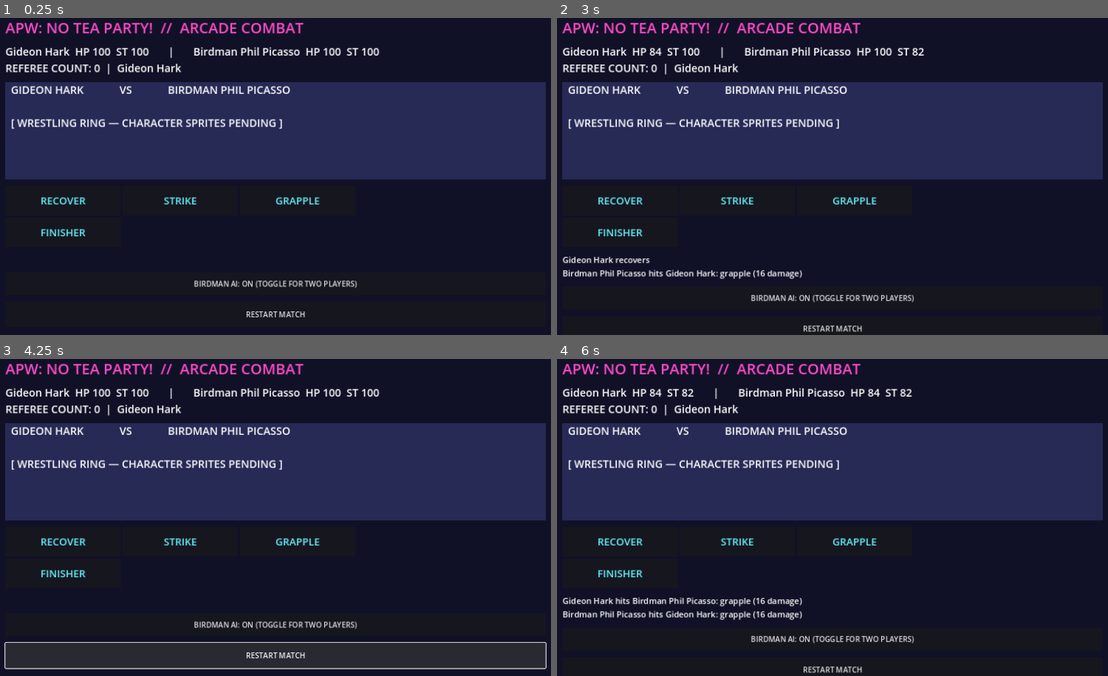
Above: before the commit, frames 1-4 (two rows, left to right).
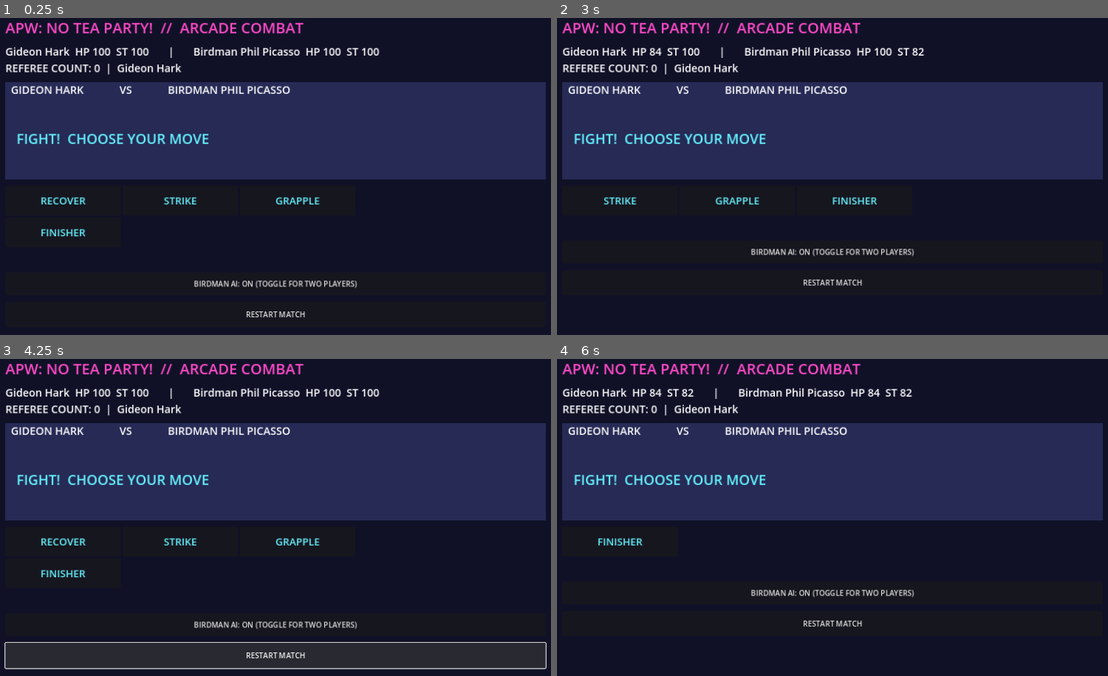
Above: after the commit, the same moments.

Repository: Cardinalrampolla/APW-NO-TEA-PARTY
Game: Godot game, scene res://combat_arcade.tscn
The game is run twice, just before and just after one commit, with the same random seed, the same clock (stepped at 60 frames per second) and the same inputs. This scene is started directly instead of the project's main scene.
Inputs:
- Up to frame 1 (0.25 s): no input
- Up to frame 2 (3 s): click "RESTART MATCH" at 0.5 s; click "RESTART MATCH" at 1.25 s; click "RESTART MATCH" at 2 s; click "RECOVER" at 2.75 s
- Up to frame 3 (4.25 s): click "RESTART MATCH" at 3.5 s
- Up to frame 4 (6 s): click "STRIKE" at 4.25 s; click "RESTART MATCH" at 5 s; click "GRAPPLE" at 5.75 s

The runs differ from the first frame. In frame 1, 1.4% of the frame differs, in the area x 2-52%, y 31-40%; in frame 2, 3.9%; in frame 3, 1.4%; in frame 4, 4.2%, in the area x 0-65%, y 31-100%.
Error after the commit: Attempted to free a locked object (calling or emitting). (res://combat_arcade.gd:114)

Commit message:
Add arcade pin-count, kickout odds and action-impact feedback

Diff:
--- a/combat_arcade.gd
+++ b/combat_arcade.gd
@@ -11,6 +11,9 @@
 var history_label: Label
 var actions: GridContainer
 var restart_button: Button
+var ring_label: Label
+var impact_label: Label
+var last_action_count := 0
 
 func _ready() -> void:
     set_anchors_and_offsets_preset(Control.PRESET_FULL_RECT)
@@ -38,10 +41,15 @@
     ring.color = Color("#262a55")
     ring.custom_minimum_size = Vector2(0, 210)
     layout.add_child(ring)
-    var ring_label := Label.new()
-    ring_label.text = "  GIDEON HARK             VS             BIRDMAN PHIL PICASSO\n\n  [ WRESTLING RING — CHARACTER SPRITES PENDING ]"
+    ring_label = Label.new()
+    ring_label.text = "  GIDEON HARK             VS             BIRDMAN PHIL PICASSO"
     ring_label.add_theme_font_size_override("font_size", 23)
     ring.add_child(ring_label)
+    impact_label = Label.new()
+    impact_label.position = Vector2(24, 100)
+    impact_label.add_theme_font_size_override("font_size", 30)
+    impact_label.add_theme_color_override("font_color", Color("#65f4ff"))
+    ring.add_child(impact_label)
     actions = GridContainer.new()
     actions.columns = 3
     layout.add_child(actions)
@@ -76,6 +84,7 @@
 
 func _restart() -> void:
     game = Combat.new()
+    last_action_count = 0
     _refresh()
 
 func _take_action(action: String) -> void:
@@ -88,6 +97,11 @@
     var b: Dictionary = game.wrestlers[1]
     var turn_name: String = game.wrestlers[game.current_turn]["name"]
     var phase_text := "REFEREE COUNT: %d  |  %s" % [game.pin_count, turn_name]
+    if game.pin_target != -1 and game.current_turn == game.pin_target:
+        var defender: Dictionary = game.wrestlers[game.pin_target]
+        var score: int = int(defender["health"]) + int(defender["stamina"]) / 4
+        var needed: int = 30 if game.pin_count == 1 else 45
+        phase_text += "  |  ESCAPE %d / %d" % [score, needed]
     if game.match_over:
         phase_text = "WINNER: " + str(game.wrestlers[game.winner]["name"])
     status_label.text = "%s  HP %d  ST %d       |       %s  HP %d  ST %d\n%s" % [
@@ -97,7 +111,7 @@
     ]
     for child in actions.get_children():
         actions.remove_child(child)
-        child.queue_free()
+        child.free()
     for action in game.legal_actions():
         var button := Button.new()
         button.text = action.to_upper()
@@ -108,3 +122,16 @@
         actions.add_child(button)
     var last: Array[String] = game.log.slice(maxi(0, game.log.size() - 5))
     history_label.text = "\n".join(last)
+    if game.match_over:
+        impact_label.text = "THREE COUNT!  %s WINS!" % game.wrestlers[game.winner]["name"]
+    elif game.pin_target != -1:
+        impact_label.text = "PIN!  REFEREE: %d / 3" % game.pin_count
+    elif not game.log.is_empty():
+        impact_label.text = game.log.back().to_upper()
+    else:
+        impact_label.text = "FIGHT!  CHOOSE YOUR MOVE"
+    if game.log.size() != last_action_count:
+        last_action_count = game.log.size()
+        impact_label.modulate.a = 0.35
+        var flash := create_tween()
+        flash.tween_property(impact_label, "modulate:a", 1.0, 0.18)
